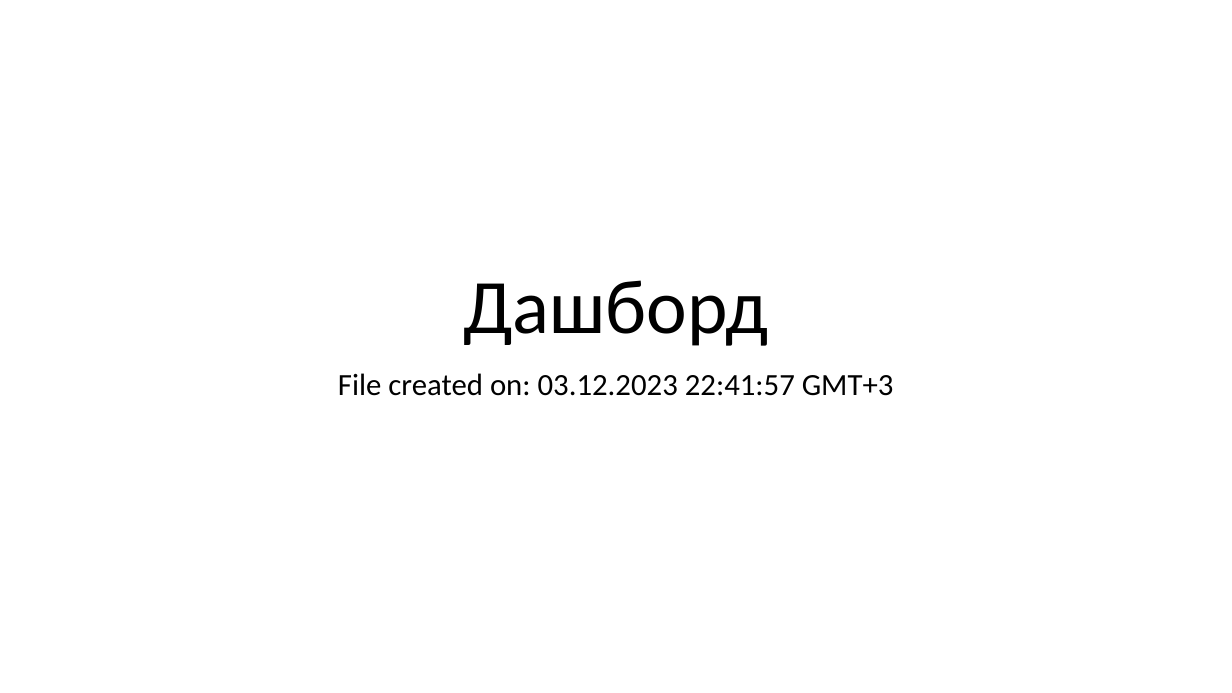
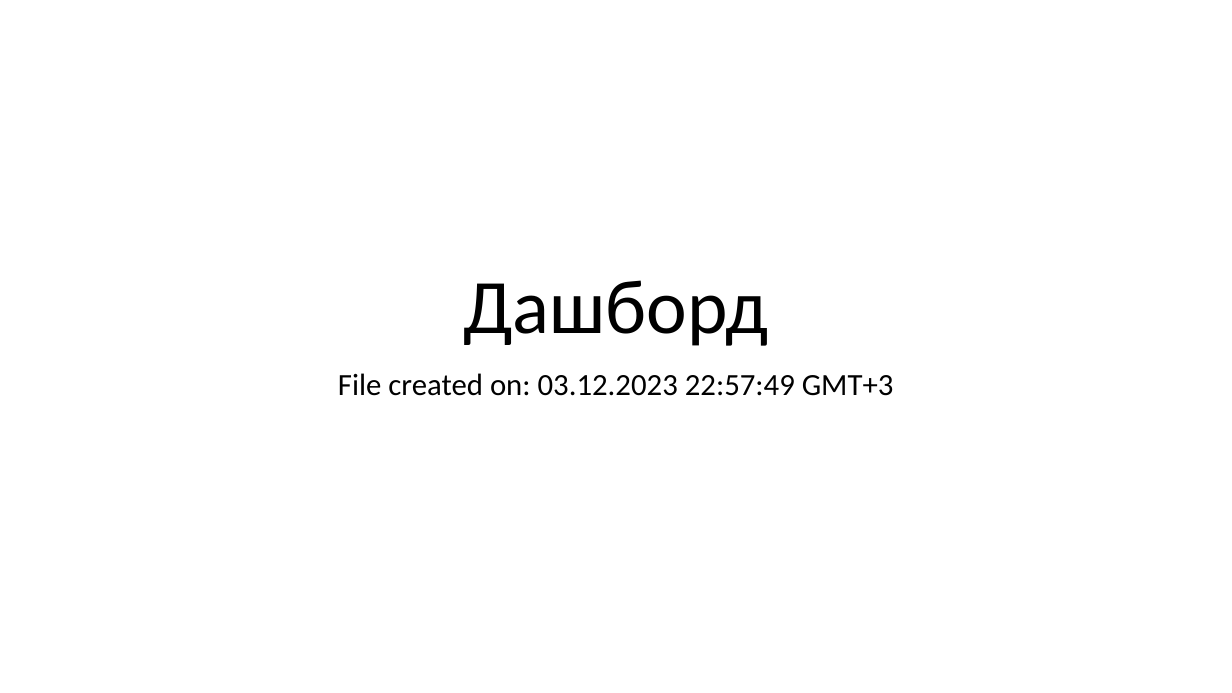
Before and after one commit to Matthewous/my_masters_degree, a slide deck: slide 1 of big_data_in_finance/final/задание 2/Дашборд.pptx. Drawn at 1232x693 pixels with LibreOffice and Linux fonts; fonts in the diff are those of the drawing. Boxes give left, top, right and bottom in pixels: in the first picture for what was removed or moved away, otherwise in the second. Text is boxed around its words. In the diff, an @@ line names an element or a change of style, - is before the commit and + after.

Commit message:
Скорректирован дашборд, добавлены результаты

```diff
--- a/big_data_in_finance/final/задание 2/Дашборд.pptx
+++ b/big_data_in_finance/final/задание 2/Дашборд.pptx
@@ subtitle at <box>338,373,894,396</box>: text changed @@
-File created on: 03.12.2023 22:41:57 GMT+3
+File created on: 03.12.2023 22:57:49 GMT+3
```
Also in this commit, not shown: 2 other files.
